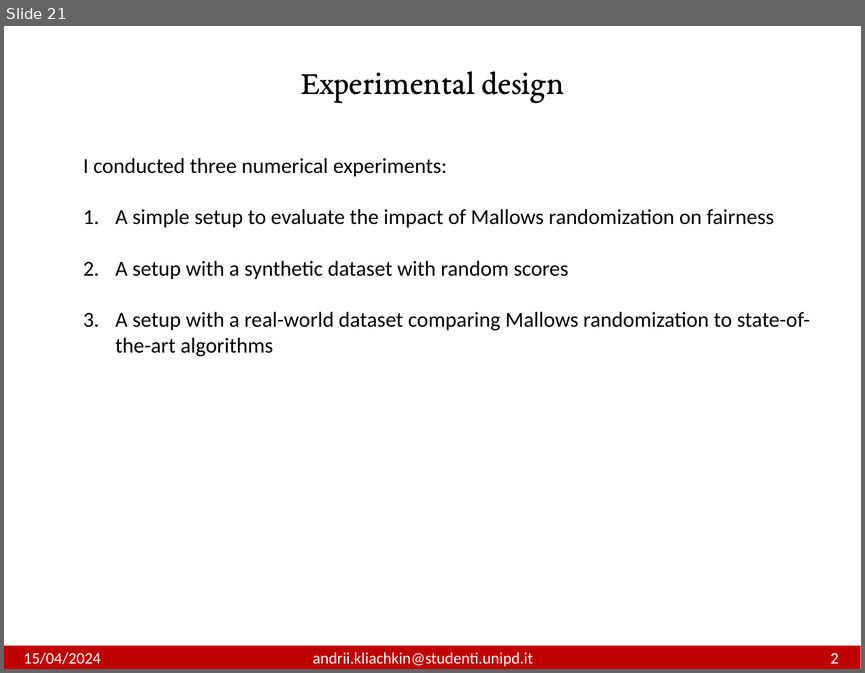
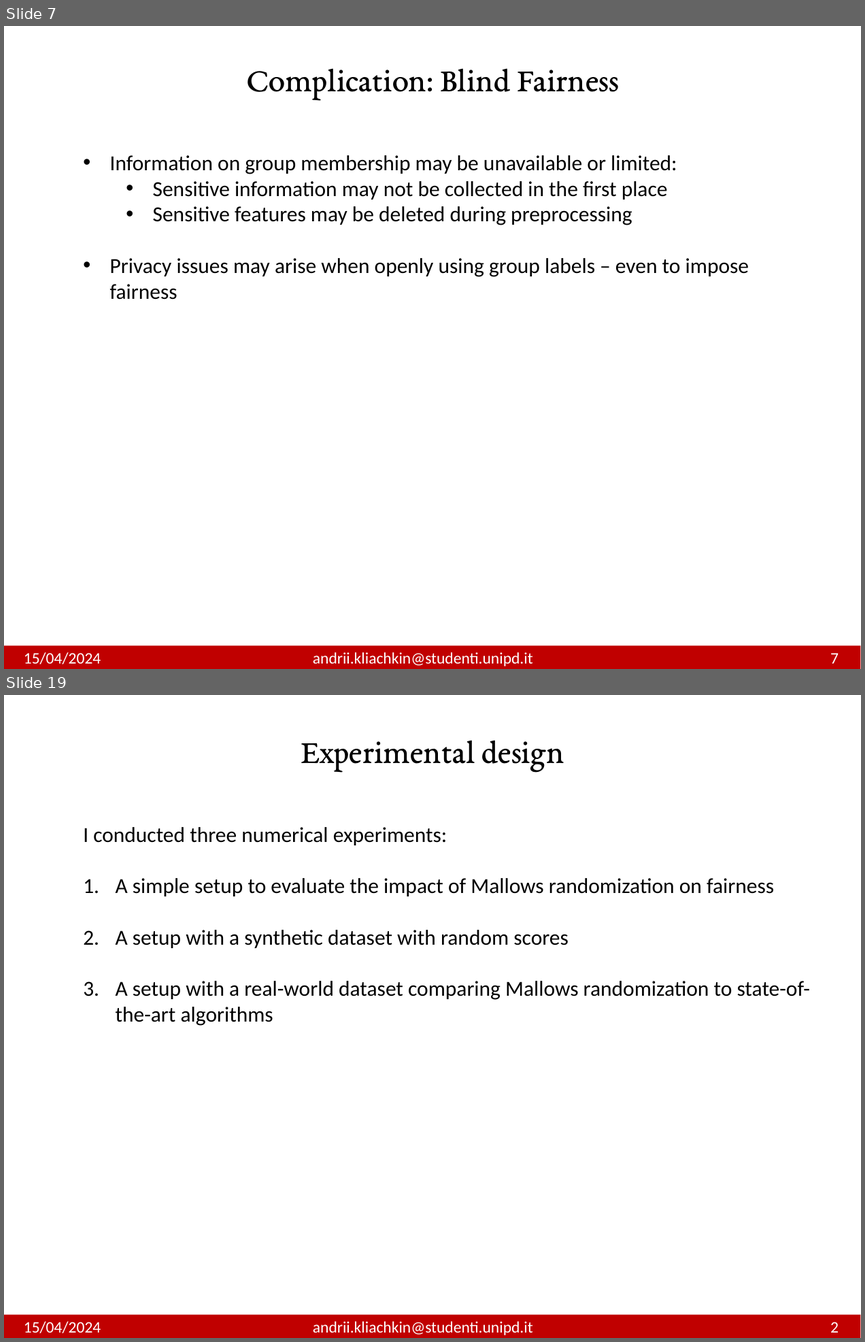
Before and after one commit to andrewklayk/unipd_thesis, a slide deck: AndriiKliachkin.pptx. Shown one above the other, each under a label of ours: slide 21 before the commit, slides 7 and 19 after it; the slides between them are not shown. The pictures are 865x673 and 865x1342 pixels, drawn with LibreOffice and Linux fonts; fonts in the diff are those of the drawing. Boxes give left, top, right and bottom in pixels: in the first picture for what was removed or moved away, otherwise in the second. Text is boxed around its words. In the diff, an @@ line names an element or a change of style, - is before the commit and + after.

```diff
--- a/AndriiKliachkin.pptx
+++ b/AndriiKliachkin.pptx
@@ slide 7 added at (4,26,861,669), background #FFFFFF @@
@@ text added at (247,68,619,100), 28 pt, text #000000 @@
+Complication: Blind Fairness
@@ text added at (110,155,749,299), 18 pt, text #000000 @@
+• Information on group membership may be unavailable or limited:
+  • Sensitive information may not be collected in the first place
+  • Sensitive features may be deleted during preprocessing
+• Privacy issues may arise when openly using group labels – even to impose fairness
@@ rectangle added at (4,645,861,669), fill #C00000 @@
@@ text added at (24,652,838,666), 13.5 pt, text #FFFFFF @@
+15/04/2024 andrii.kliachkin@studenti.unipd.it 7
@@ what was slide 21 is now slide 19 @@
```
Also in this commit, not shown: 21 slides changed, 6 other slides added, 4 slides removed, 9 other files.
